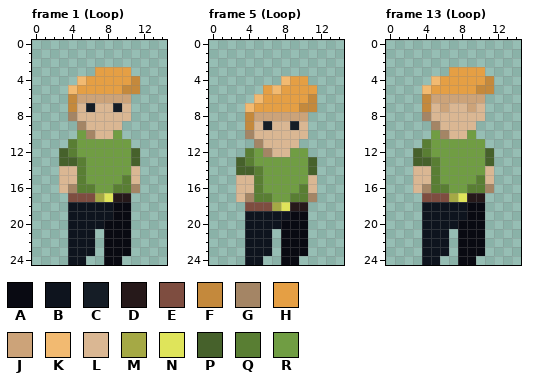
Edited in one commit: pixel-art file (data/aseprite/new_character_idle.aseprite). This is how it looked before the edit.
15x25 pixels, 17 frames. Colours within 5 levels of each other are drawn and written as one. Shown: frame 1 (Loop), frame 5 (Loop), frame 13 (Loop). The commit also changed other frames, which this record leaves out.
Palette (. is transparent): A #090a12  B #0e141e  C #151d26  D #26191a  E #7e4d40  F #c4893c  G #a48565  H #e59f44  J #cca379  K #f2ba71  L #dab793  M #a5a945  N #dfe45a  P #46612b  Q #597e33  R #709d43
Pixels before, frame 1 (Loop), first column x 3:
 3 ....HHHH.
 4 ..KHHHHHF
 5 .KHHHHHFF
 6 .FJJJJJJ.
 7 .FLCLLCL.
 8 .GLLLLLL.
 9 ..GLLLL..
10 ..RGLLR..
11 .QRRRRRR.
12 PQRRRRRRP
13 PPQRRRRRP
14 LLQRRRRRL
15 LLQRRRRQL
16 LGQQRRQQG
17 .EEEMNDD.
18 .BBBBBAA.
19 .BBBBBAA.
20 .BBBBAAA.
21 .BBB.AAA.
22 .BBB.AAA.
23 .BBB.AAA.
24 .BB..AA..
Pixels before, frame 5 (Loop), first column x 3:
 4 .....KHH.
 5 ...HKHHHH
 6 ..KHHHHHF
 7 .KHHHHHFF
 8 .FJJJJJJ.
 9 .FLCLLCL.
10 .GLLLLLL.
11 ..GLLLL..
12 .QRGLLRR.
13 PQRRRRRRP
14 PPQRRRRRP
15 LLQRRRRRL
16 LLQRRRRQL
17 LGQQRRQQG
18 .EEEMNDD.
19 .BBBBBAA.
20 .BBBBAAA.
21 .BBB.AAA.
22 .BBB.AAA.
23 .BBB.AAA.
24 .BB..AA..
Pixels before, frame 13 (Loop), first column x 3:
 3 ....HHHH.
 4 ..KHHHHHF
 5 .KHHHHHFF
 6 .FJJJJJJ.
 7 .FLJLLJL.
 8 .GLLLLLL.
 9 ..GLLLL..
10 ..RGLLR..
11 .QRRRRRR.
12 PQRRRRRRP
13 PPQRRRRRP
14 LLQRRRRRL
15 LLQRRRRQL
16 LGQQRRQQG
17 .EEEMNDD.
18 .BBBBBAA.
19 .BBBBBAA.
20 .BBBBAAA.
21 .BBB.AAA.
22 .BBB.AAA.
23 .BBB.AAA.
24 .BB..AA..
The result:
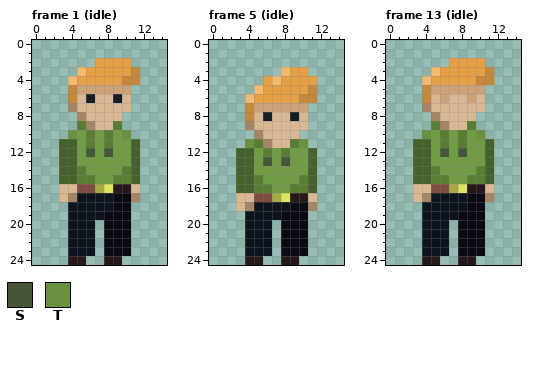
Colours new in this view: S #475639  T #699140
Change:
layer "idle" now hidden
layer "new_model" added
Frame 1 (idle):
y 2: x 7..10 .... -> HHHH
y 3: x 5..6 .. -> KH; x 11 . -> F
y 4: x 4..5 .K -> KH; x 10 H -> F
y 5: x 4..11 KHHHHHFF -> FJJJJJJ.
y 6: x 5..10 JJJJJJ -> LCLLCL
y 7: x 4 F -> G; x 6 C -> L; x 9 C -> L
y 8: x 4..5 GL -> .G; x 10 L -> .
y 9: x 5..6 GL -> QG; x 9 L -> Q
y 10: x 4 . -> T; x 6..8 GLL -> QRQ; x 10 . -> T
y 11: x 3..4 .Q -> PP; x 6 R -> Q; x 8 R -> Q; x 11 . -> P
y 12: x 4 Q -> P; x 6 R -> S; x 8 R -> S
y 13: x 5 Q -> R
y 14: x 3..4 LL -> PP; x 10..11 RL -> QP
y 15: x 3..4 LL -> PP; x 6 R -> Q; x 9 R -> Q; x 11 L -> P
y 16: x 4..11 GQQRRQQG -> LEEMNDDL
y 17: x 3..11 .EEEMNDD. -> LGBBBBAAG
y 19: x 8 B -> A
y 20: x 7 B -> .
y 24: x 4..5 BB -> DD; x 8..9 AA -> DD
Frame 5 (idle):
y 3: x 8..10 ... -> KHH
y 4: x 6..8 ..K -> HKH; x 11 . -> H
y 5: x 5 . -> K; x 7 K -> H; x 11 H -> F
y 6: x 4..5 .K -> KH; x 10 H -> F
y 7: x 4..11 KHHHHHFF -> FJJJJJJ.
y 8: x 5..10 JJJJJJ -> LCLLCL
y 9: x 4 F -> G; x 6 C -> L; x 9 C -> L
y 10: x 4..5 GL -> .G; x 10 L -> .
y 11: x 4..6 .GL -> TQG; x 9..10 L. -> QT
y 12: x 3..4 .Q -> PP; x 6..8 GLL -> QRQ; x 11 . -> P
y 13: x 4 Q -> P; x 6 R -> S; x 8 R -> S
y 14: x 5 Q -> R
y 15: x 3..4 LL -> PP; x 10..11 RL -> QP
y 16: x 3..4 LL -> PP; x 6 R -> Q; x 9 R -> Q; x 11 L -> P
y 17: x 4..11 GQQRRQQG -> LEEMNDDL
y 18: x 3..11 .EEEMNDD. -> LGBBBBAAG
y 19: x 8 B -> A
y 20: x 7 B -> .
y 24: x 4..5 BB -> DD; x 8..9 AA -> DD
Frame 13 (idle):
y 2: x 7..10 .... -> HHHH
y 3: x 5..6 .. -> KH; x 11 . -> F
y 4: x 4..5 .K -> KH; x 10 H -> F
y 5: x 4..11 KHHHHHFF -> FJJJJJJ.
y 6: x 5 J -> L; x 7..8 JJ -> LL; x 10 J -> L
y 7: x 4 F -> G; x 6 J -> L; x 9 J -> L
y 8: x 4..5 GL -> .G; x 10 L -> .
y 9: x 5..6 GL -> QG; x 9 L -> Q
y 10: x 4 . -> T; x 6..8 GLL -> QRQ; x 10 . -> T
y 11: x 3..4 .Q -> PP; x 6 R -> Q; x 8 R -> Q; x 11 . -> P
y 12: x 4 Q -> P; x 6 R -> S; x 8 R -> S
y 13: x 5 Q -> R
y 14: x 3..4 LL -> PP; x 10..11 RL -> QP
y 15: x 3..4 LL -> PP; x 6 R -> Q; x 9 R -> Q; x 11 L -> P
y 16: x 4..11 GQQRRQQG -> LEEMNDDL
y 17: x 3..11 .EEEMNDD. -> LGBBBBAAG
y 19: x 8 B -> A
y 20: x 7 B -> .
y 24: x 4..5 BB -> DD; x 8..9 AA -> DD
